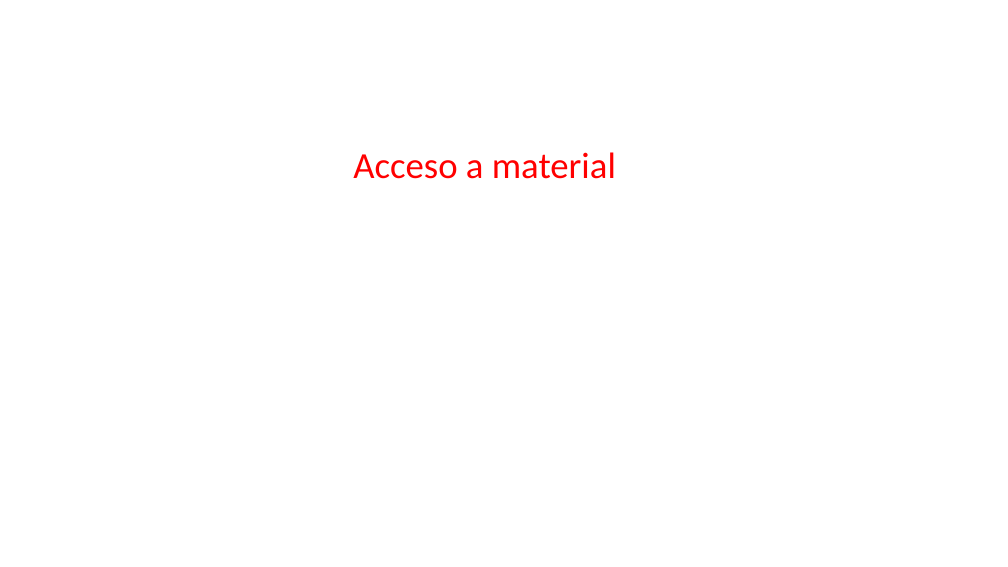
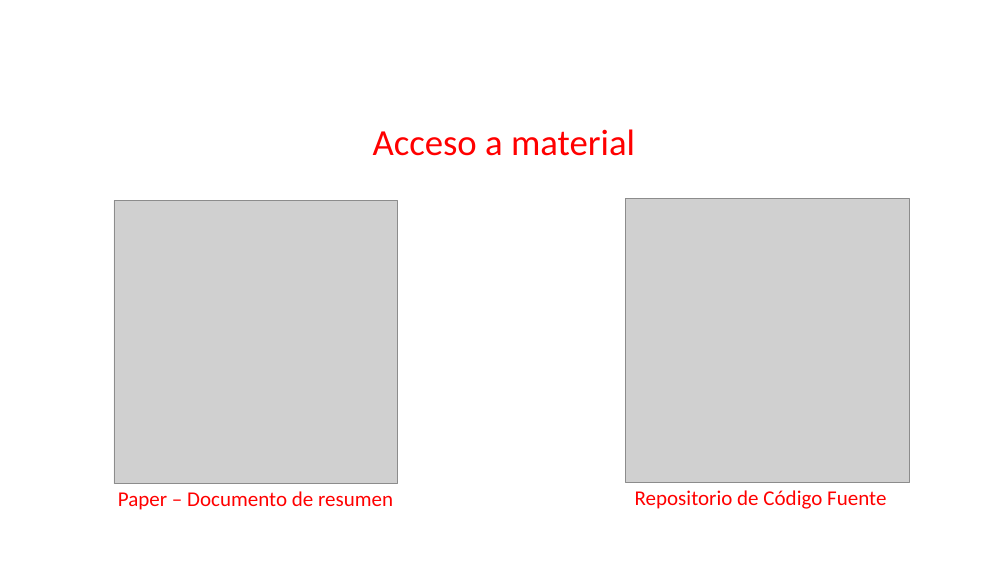
Before and after one commit to sc-martinez/Player, a slide deck: slide 2 of CSDT-Presentación.pptx. Drawn at 1008x567 pixels with LibreOffice and Linux fonts; fonts in the diff are those of the drawing; grey boxes stand for pictures; background and template pictures are left out. Boxes give left, top, right and bottom in pixels: in the first picture for what was removed or moved away, otherwise in the second. Text is boxed around its words. In the diff, an @@ line names an element or a change of style, - is before the commit and + after.

Commit message:
CSDT

```diff
--- a/CSDT-Presentación.pptx
+++ b/CSDT-Presentación.pptx
@@ text "Acceso a material": place and size @@
-text "Acceso a material" at box(353, 152, 616, 179)
+text "Acceso a material" at box(373, 129, 635, 156)
@@ picture added at box(114, 200, 398, 484) @@
@@ picture added at box(626, 199, 910, 482) @@
@@ text added at box(118, 491, 393, 510), 20 pt, text #FF0000 @@
+Paper – Documento de resumen
@@ text added at box(635, 490, 886, 509), 20 pt, text #FF0000 @@
+Repositorio de Código Fuente
```
